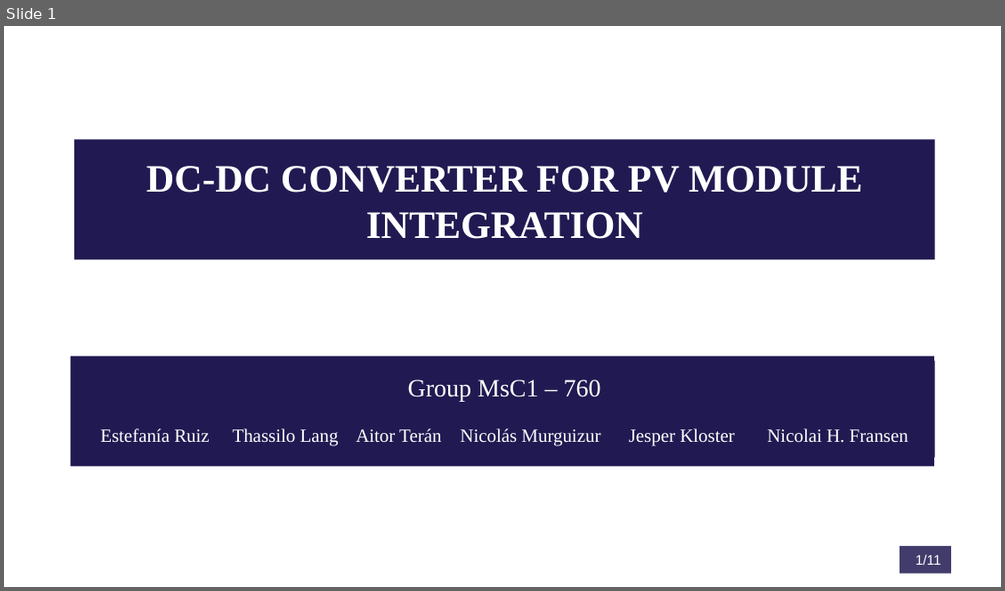
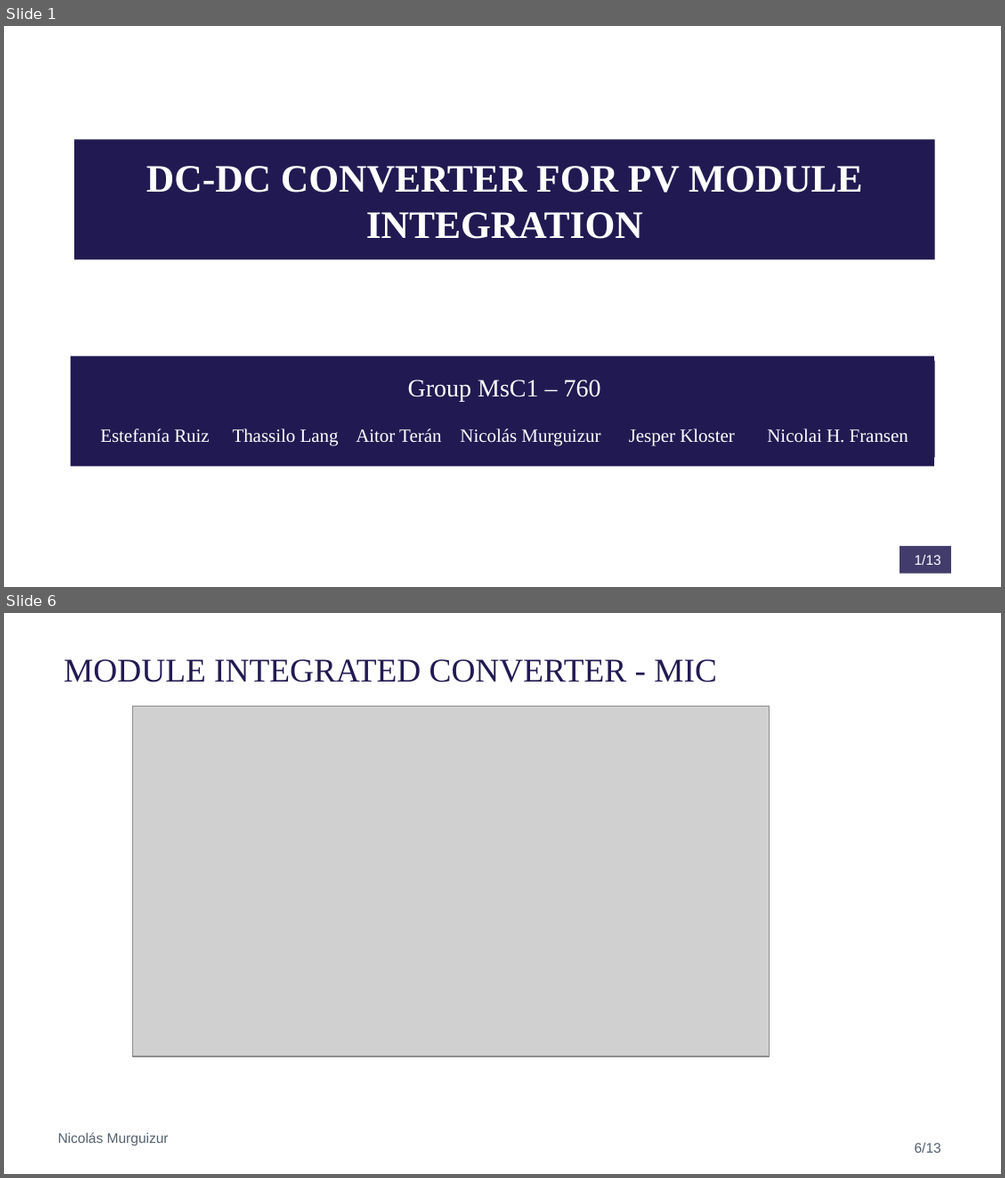
Before and after one commit to NicolaiFransen/Semester-Project-PED1, a slide deck: Reports/Presentation_P0_11_10.pptx. Shown one above the other, each under a label of ours: slide 1 before the commit, slides 1 and 6 after it; the slides between them are not shown. The pictures are 1005x591 and 1005x1178 pixels, drawn with LibreOffice and Linux fonts; fonts in the diff are those of the drawing; grey boxes stand for pictures; background and template pictures are left out. Boxes give left, top, right and bottom in pixels: in the first picture for what was removed or moved away, otherwise in the second. Text is boxed around its words. In the diff, an @@ line names an element or a change of style, - is before the commit and + after.

```diff
--- a/Reports/Presentation_P0_11_10.pptx
+++ b/Reports/Presentation_P0_11_10.pptx
@@ slide 6 added at bbox=[4, 613, 1001, 1174], background #FFFFFF @@
@@ title added at bbox=[64, 659, 717, 682], 24 pt, text #211A52 @@
+MODULE INTEGRATED CONVERTER - MIC
@@ picture added at bbox=[132, 706, 769, 1056] @@
@@ text added at bbox=[58, 1132, 169, 1145], 10 pt, text #54616E @@
+Nicolás Murguizur
@@ page number added at bbox=[914, 1142, 941, 1152], 10 pt, text #54616E @@
+6/13
@@ page number at bbox=[914, 554, 941, 564]: text changed @@
-1/11
+1/13
```
Also in this commit, not shown: 9 slides changed, 2 other slides added, 8 slides removed.
